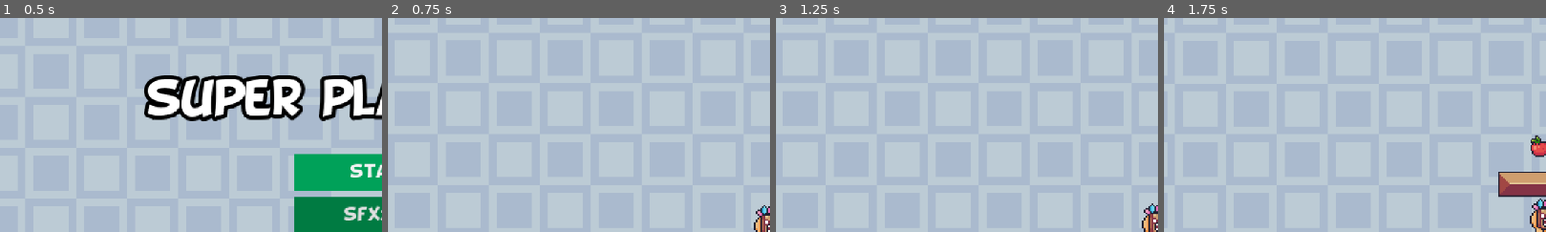
Above: before the commit, frames 1-4 (left to right).
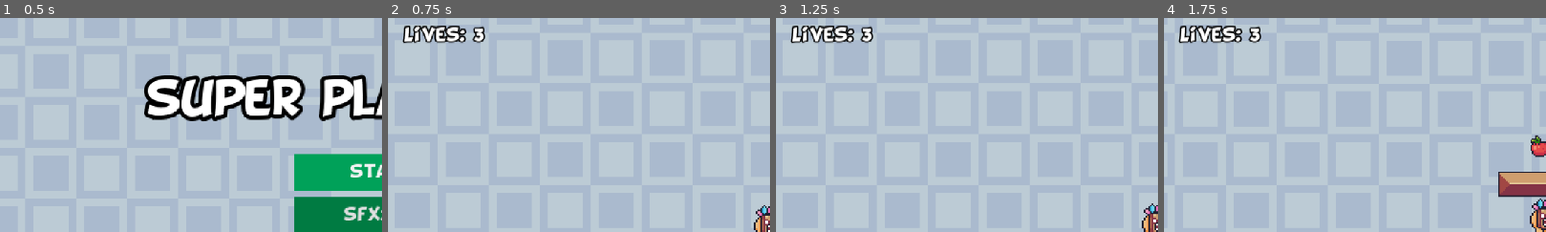
Above: after the commit, the same moments.

Repository: WMinerva/2D-platformer
Game: Godot game, scene res://scenes/ui/main.tscn
Same seed, same stepped clock (60 frames per second), same inputs: the game is played once before the commit and once after it.
Inputs:
- Up to frame 1 (0.5 s): no input
- Up to frame 2 (0.75 s): click "start" at 0.5 s
- Up to frame 3 (1.25 s): no input
- Up to frame 4 (1.75 s): hold Right (right) from 1.28 s (still down); tap Space (jump) at 1.52 s
The pictures show only the part of the screen within x 0-50%, y 2-52%; the shares and areas given below are measured in that part.

Frame 1 is identical in both runs. In frame 2, 1.4% of the frame differs, in the area x 3-26%, y 3-13%; in frame 3, 1.4%; in frame 4, 1.4%.

Commit message:
lives count hud

Diff:
--- a/scenes/levels/level.tscn
+++ b/scenes/levels/level.tscn
@@ -4,6 +4,7 @@
 [ext_resource type="Texture2D" uid="uid://cklpisnrrq8wg" path="res://assets/sprites/tiles/background-tile.png" id="1_b2cq8"]
 [ext_resource type="Texture2D" uid="uid://bbu4h8iex5g8e" path="res://assets/sprites/tiles/foreground.png" id="2_bovvr"]
 [ext_resource type="Script" uid="uid://cbpmnx8dv22l" path="res://scenes/levels/camera_2d.gd" id="4_xb4v1"]
+[ext_resource type="PackedScene" uid="uid://b8pr2q4ph21ps" path="res://scenes/ui/hud.tscn" id="6_d4w6o"]
 [ext_resource type="PackedScene" uid="uid://dpo781a2824mj" path="res://scenes/level_end/level_end.tscn" id="10_rmjfq"]
 
 [sub_resource type="TileSetAtlasSource" id="TileSetAtlasSource_xb4v1"]
@@ -107,3 +108,7 @@
 
 [node name="LevelEnd" parent="." unique_id=2095331091 instance=ExtResource("10_rmjfq")]
 position = Vector2(334, 122)
+
+[node name="CanvasLayer" type="CanvasLayer" parent="." unique_id=444313866]
+
+[node name="HUD" parent="CanvasLayer" unique_id=925808387 instance=ExtResource("6_d4w6o")]
--- /dev/null
+++ b/scenes/ui/hud.gd
@@ -0,0 +1,6 @@
+extends Control
+
+@onready var lives_label: Label = $MarginContainer/LivesLabel
+
+func _ready() -> void:
+	lives_label.text = "Lives: " + str(GameManager.lives)
--- /dev/null
+++ b/scenes/ui/hud.tscn
@@ -0,0 +1,30 @@
+[gd_scene format=3 uid="uid://b8pr2q4ph21ps"]
+
+[ext_resource type="Script" uid="uid://d1r2brkqy33or" path="res://scenes/ui/hud.gd" id="1_0mwgc"]
+
+[node name="HUD" type="Control" unique_id=925808387]
+layout_mode = 3
+anchors_preset = 15
+anchor_right = 1.0
+anchor_bottom = 1.0
+grow_horizontal = 2
+grow_vertical = 2
+script = ExtResource("1_0mwgc")
+
+[node name="MarginContainer" type="MarginContainer" parent="." unique_id=1338777846]
+layout_mode = 1
+anchors_preset = 15
+anchor_right = 1.0
+anchor_bottom = 1.0
+grow_horizontal = 2
+grow_vertical = 2
+theme_override_constants/margin_left = 10
+theme_override_constants/margin_top = 10
+theme_override_constants/margin_right = 10
+theme_override_constants/margin_bottom = 10
+
+[node name="LivesLabel" type="Label" parent="MarginContainer" unique_id=1888848126]
+layout_mode = 2
+size_flags_horizontal = 0
+size_flags_vertical = 0
+text = "lives: 0"
Not shown, added: scenes/ui/hud.gd.uid
